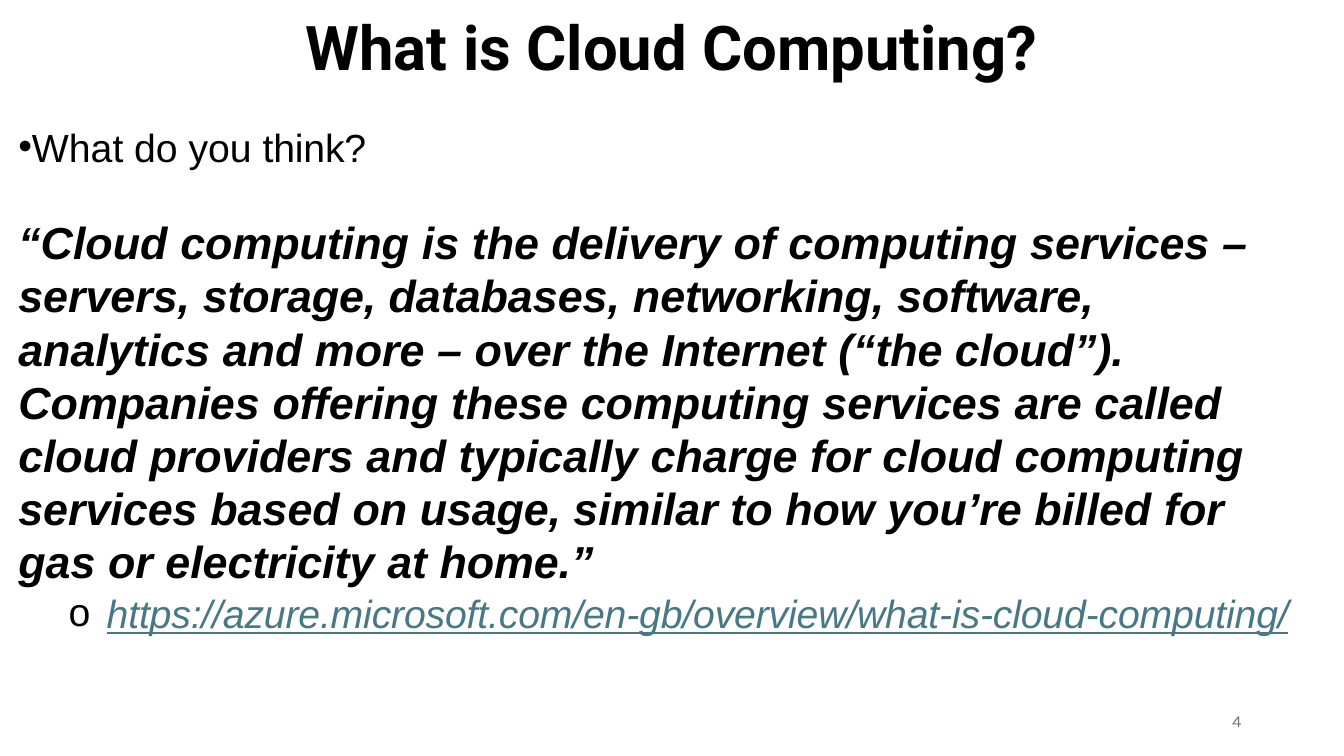
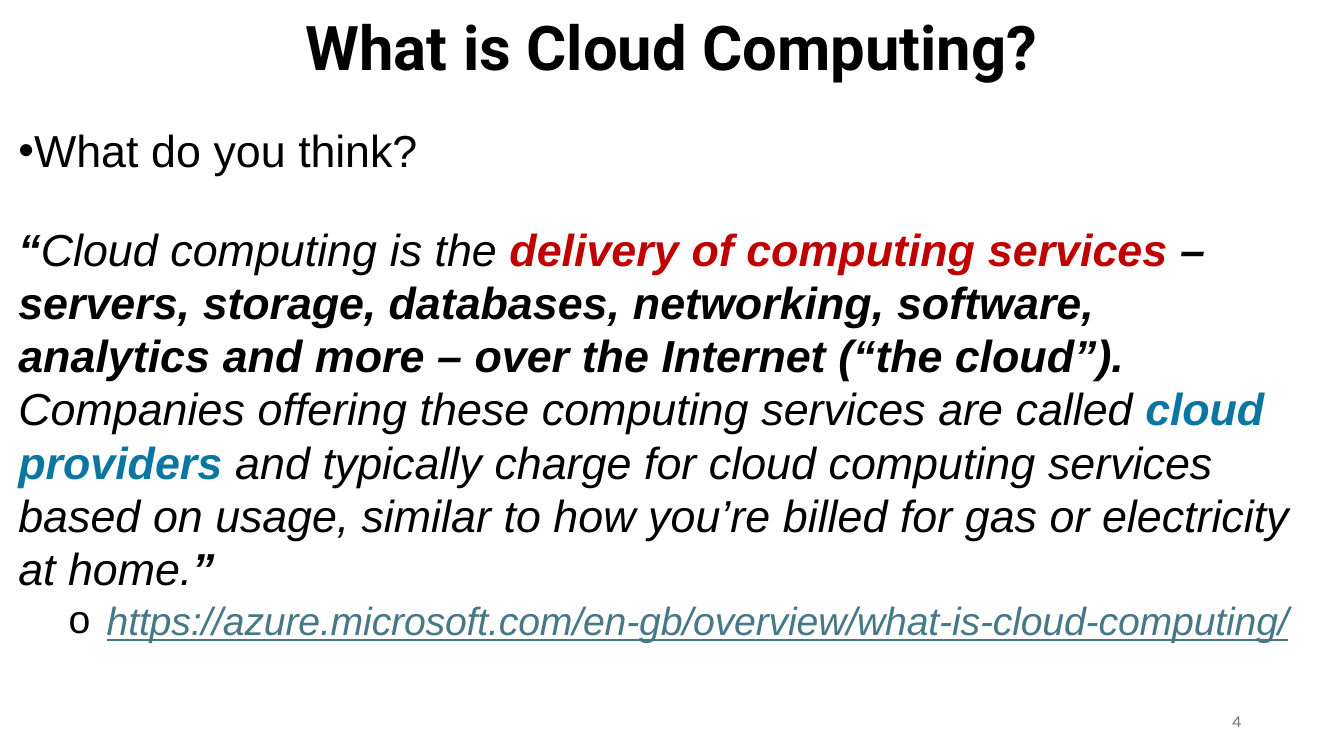
Before and after one commit to ec528/ec528.github.io, a slide deck: slide 4 of slides/fall26/1-introduction.pptx. Drawn at 1344x756 pixels with LibreOffice and Linux fonts; fonts in the diff are those of the drawing. Boxes give left, top, right and bottom in pixels: in the first picture for what was removed or moved away, otherwise in the second. Text is boxed around its words. In the diff, an @@ line names an element or a change of style, - is before the commit and + after.

```diff
--- a/slides/fall26/1-introduction.pptx
+++ b/slides/fall26/1-introduction.pptx
@@ text at [18, 134, 1289, 586]: size 28 to 32 pt in "What do you think?"; text colour #000000 to #C00000 in "delivery of computing services"; text colour #000000 to #0B76A0 in "cloud providers"; bold off in "“Cloud computing is the Companies offering these ..." @@
```
Also in this commit, not shown: 7 other slides changed, 1 other file.
